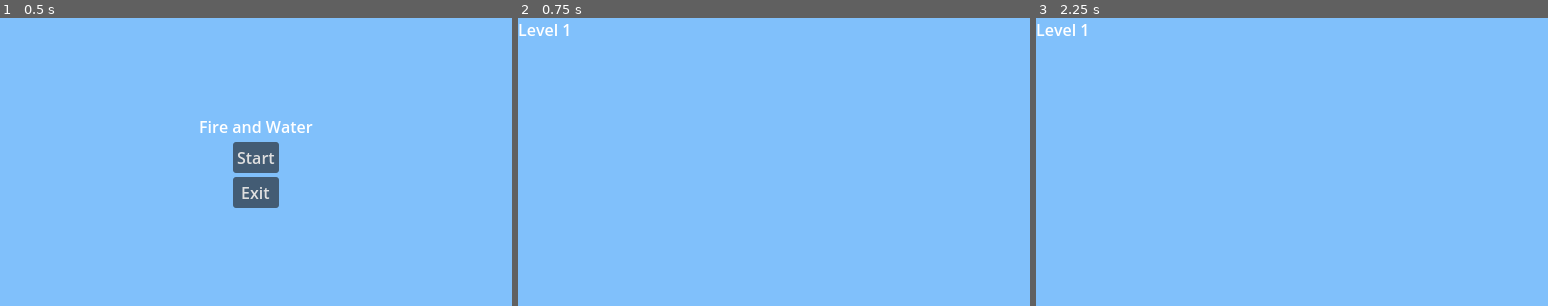
Above: before the commit, frames 1-3 (left to right).
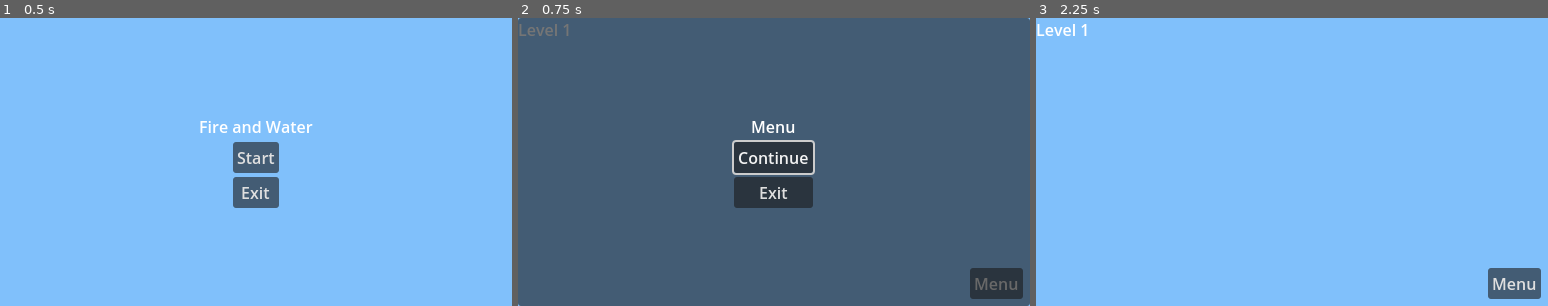
Above: after the commit, the same moments.

Repository: JohannesKoenig/fire-and-water
Game: Godot game, scene res://scenes/menu/main_menu.tscn
Two runs of this game, one before a commit and one after it. Both use one fixed random seed, a clock stepped at 60 frames per second and the inputs below.
Inputs (mouse positions are in pixels of both pictures, inside the frame that each line leads up to):
- Up to frame 1 (0.5 s): no input
- Up to frame 2 (0.75 s): click "Start" at 0.5 s
- Up to frame 3 (2.25 s): click (1512, 282) at 1.25 s, where only the run after the commit has a clickable "Menu"; click (1292, 156) at 2 s, where only the run after the commit has a clickable "Continue"

Frame 1 is identical in both runs. In frame 2, 100% of the frame differs, in the area x 0-100%, y 0-100%; in frame 3, 1.1%.

Commit message:
add ingame menu

Diff:
--- /dev/null
+++ b/game/scenes/menu/in_game_menu.tscn
@@ -0,0 +1,49 @@
+[gd_scene load_steps=2 format=3 uid="uid://6aiifjgk6hr7"]
+
+[ext_resource type="Script" path="res://scripts/menu/in_game_menu.gd" id="1_bluyw"]
+
+[node name="InGameMenu" type="Control"]
+layout_mode = 3
+anchors_preset = 15
+anchor_right = 1.0
+anchor_bottom = 1.0
+grow_horizontal = 2
+grow_vertical = 2
+script = ExtResource("1_bluyw")
+
+[node name="Panel" type="Panel" parent="."]
+layout_mode = 1
+anchors_preset = 15
+anchor_right = 1.0
+anchor_bottom = 1.0
+grow_horizontal = 2
+grow_vertical = 2
+
+[node name="CenterContainer" type="CenterContainer" parent="."]
+layout_mode = 1
+anchors_preset = 15
+anchor_right = 1.0
+anchor_bottom = 1.0
+grow_horizontal = 2
+grow_vertical = 2
+
+[node name="VBoxContainer" type="VBoxContainer" parent="CenterContainer"]
+layout_mode = 2
+alignment = 1
+
+[node name="Label" type="Label" parent="CenterContainer/VBoxContainer"]
+layout_mode = 2
+text = "Menu"
+horizontal_alignment = 1
+
+[node name="ContinueButton" type="Button" parent="CenterContainer/VBoxContainer"]
+layout_mode = 2
+text = "Continue"
+
+[node name="ExitButton" type="Button" parent="CenterContainer/VBoxContainer"]
+layout_mode = 2
+text = "Exit
+"
+
+[connection signal="pressed" from="CenterContainer/VBoxContainer/ContinueButton" to="." method="close"]
+[connection signal="pressed" from="CenterContainer/VBoxContainer/ExitButton" to="." method="exit_to_menu"]
--- a/game/scenes/meta_progression.tscn
+++ b/game/scenes/meta_progression.tscn
@@ -1,7 +1,8 @@
-[gd_scene load_steps=3 format=3 uid="uid://7hfjwlvoetv2"]
+[gd_scene load_steps=4 format=3 uid="uid://7hfjwlvoetv2"]
 
 [ext_resource type="Script" path="res://scripts/meta_progression.gd" id="1_5j0tq"]
 [ext_resource type="Script" path="res://scripts/level_transitions.gd" id="2_g7kmn"]
+[ext_resource type="PackedScene" uid="uid://6aiifjgk6hr7" path="res://scenes/menu/in_game_menu.tscn" id="3_wy7o0"]
 
 [node name="MetaProgression" type="Node2D"]
 script = ExtResource("1_5j0tq")
@@ -10,3 +11,23 @@
 
 [node name="LevelTransitions" type="Node" parent="."]
 script = ExtResource("2_g7kmn")
+
+[node name="CanvasLayer" type="CanvasLayer" parent="."]
+
+[node name="ToggleMenuButton" type="Button" parent="CanvasLayer"]
+anchors_preset = 3
+anchor_left = 1.0
+anchor_top = 1.0
+anchor_right = 1.0
+anchor_bottom = 1.0
+offset_left = -60.0
+offset_top = -38.0
+offset_right = -7.0
+offset_bottom = -7.0
+grow_horizontal = 0
+grow_vertical = 0
+text = "Menu"
+
+[node name="InGameMenu" parent="CanvasLayer" instance=ExtResource("3_wy7o0")]
+
+[connection signal="pressed" from="CanvasLayer/ToggleMenuButton" to="CanvasLayer/InGameMenu" method="open"]
--- /dev/null
+++ b/game/scripts/menu/in_game_menu.gd
@@ -0,0 +1,16 @@
+extends Control
+
+@onready var continue_button = $CenterContainer/VBoxContainer/ContinueButton
+
+# Called when the node enters the scene tree for the first time.
+func _ready():
+	continue_button.grab_focus()
+
+func open():
+	visible = true
+
+func close():
+	visible = false
+
+func exit_to_menu():
+	get_tree().change_scene_to_file("res://scenes/menu/main_menu.tscn")
